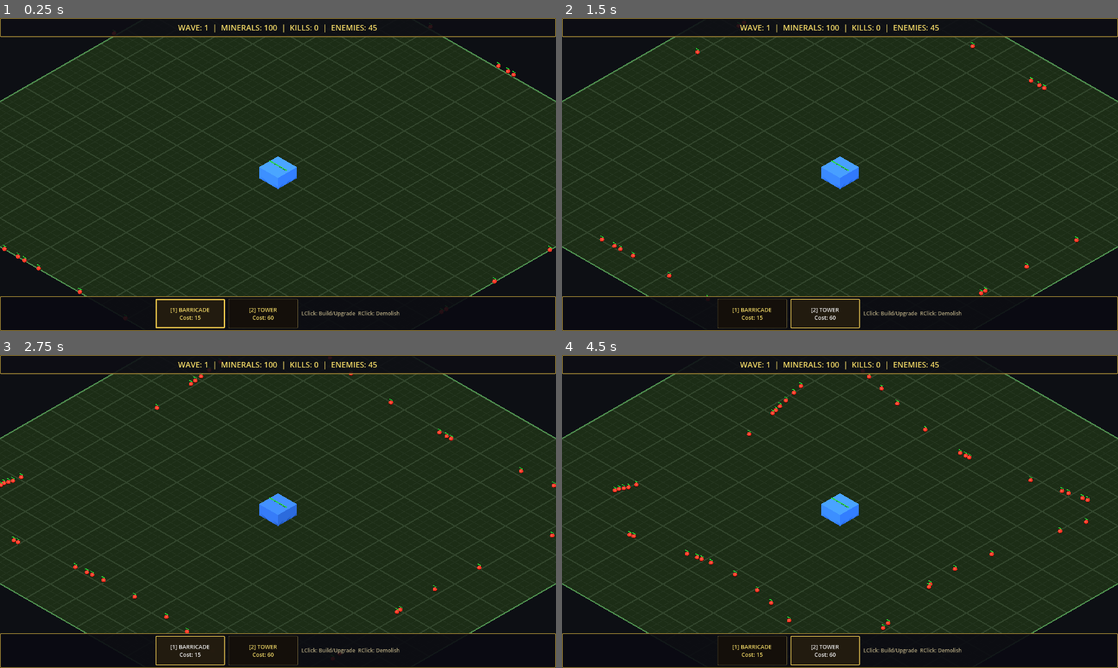
Above: before the commit, frames 1-4 (two rows, left to right).
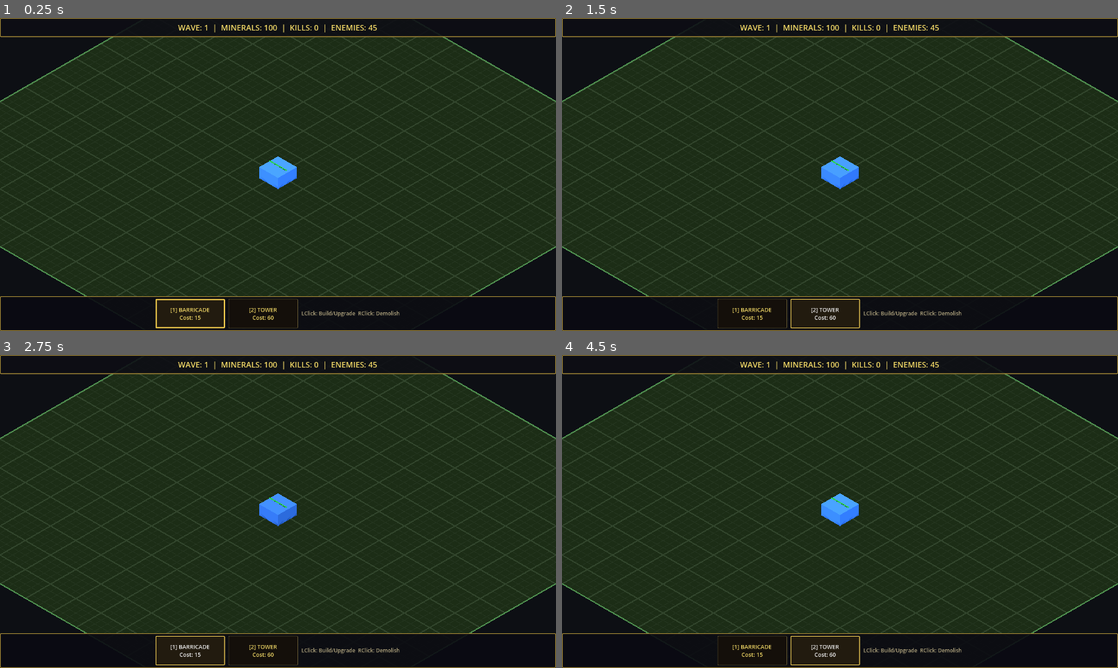
Above: after the commit, the same moments.

Repository: kingkingburger/sikmubynch
Game: Godot game, scene res://scenes/main/game.tscn
The game is run twice, just before and just after one commit, with the same random seed, the same clock (stepped at 60 frames per second) and the same inputs.
Inputs:
- Up to frame 1 (0.25 s): no input
- Up to frame 2 (1.5 s): click "[1] BARRICADE Cost: 15" at 0.5 s; click "[2] TOWER Cost: 60" at 1.25 s
- Up to frame 3 (2.75 s): click "[1] BARRICADE Cost: 15" at 2 s
- Up to frame 4 (4.5 s): click "[2] TOWER Cost: 60" at 2.75 s; click "[1] BARRICADE Cost: 15" at 3.5 s; click "[2] TOWER Cost: 60" at 4.25 s

The runs differ from the first frame. In frame 1, 0.1% of the frame differs, in the area x 0-100%, y 2-97%; in frame 2, 0.2%; in frame 3, 0.3%; in frame 4, 0.5%, in the area x 9-95%, y 4-88%.
Error after the commit: Parse Error: Identifier "EventManager" not declared in the current scope. (res://scenes/enemies/enemy.gd:144)

Commit message:
M4 웨이브 + 적 다양성: 적 6종 + Flow Field 길찾기 + 파도형 난이도 + 미네랄 오브
Co-Authored-By: Claude Opus 4.6 (1M context) <noreply@anthropic.com>

Diff:
--- /dev/null
+++ b/project/autoloads/flow_field.gd
@@ -0,0 +1,68 @@
+extends Node
+
+const MAP_SIZE := 64
+const DIRECTIONS := [
+	Vector2i(1, 0), Vector2i(-1, 0), Vector2i(0, 1), Vector2i(0, -1),
+	Vector2i(1, 1), Vector2i(1, -1), Vector2i(-1, 1), Vector2i(-1, -1)
+]
+
+var _field: Dictionary = {}
+var _cost_field: Dictionary = {}
+var _obstacles: Dictionary = {}
+
+func get_field() -> Dictionary:
+	return _field
+
+func set_obstacle(pos: Vector2i, is_obstacle: bool) -> void:
+	if is_obstacle:
+		_obstacles[pos] = true
+	else:
+		_obstacles.erase(pos)
+
+func set_obstacles_bulk(positions: Array, is_obstacle: bool) -> void:
+	for pos in positions:
+		set_obstacle(pos, is_obstacle)
+
+func recalculate(targets: Array) -> void:
+	_cost_field.clear()
+	_field.clear()
+
+	# BFS from target cells outward
+	var queue: Array = []
+	for t in targets:
+		var cell := t as Vector2i
+		_cost_field[cell] = 0
+		queue.append(cell)
+
+	var head := 0
+	while head < queue.size():
+		var current: Vector2i = queue[head]
+		head += 1
+		var current_cost: int = _cost_field[current]
+
+		for dir in DIRECTIONS:
+			var neighbor := current + dir
+			if neighbor.x < 0 or neighbor.x >= MAP_SIZE or neighbor.y < 0 or neighbor.y >= MAP_SIZE:
+				continue
+			if _obstacles.has(neighbor):
+				continue
+			# Diagonal cost = 14, cardinal cost = 10
+			var move_cost := 14 if (dir.x != 0 and dir.y != 0) else 10
+			var new_cost := current_cost + move_cost
+			if not _cost_field.has(neighbor) or new_cost < _cost_field[neighbor]:
+				_cost_field[neighbor] = new_cost
+				queue.append(neighbor)
+
+	# Build direction field from cost field
+	for cell in _cost_field:
+		if _cost_field[cell] == 0:
+			_field[cell] = Vector2.ZERO
+			continue
+		var best_dir := Vector2.ZERO
+		var best_cost: int = _cost_field[cell]
+		for dir in DIRECTIONS:
+			var neighbor := cell + dir
+			if _cost_field.has(neighbor) and _cost_field[neighbor] < best_cost:
+				best_cost = _cost_field[neighbor]
+				best_dir = Vector2(float(dir.x), float(dir.y)).normalized()
+		_field[cell] = best_dir
--- /dev/null
+++ b/project/scenes/effects/mineral_orb.gd
@@ -0,0 +1,54 @@
+extends Node3D
+
+var target_position := Vector3(32.5, 0.5, 32.5)
+var amount: int = 3
+var _elapsed: float = 0.0
+var _duration: float = 1.5
+var _start_pos: Vector3
+var _collected: bool = false
+var _mesh: MeshInstance3D
+
+func _ready() -> void:
+	_start_pos = global_position
+	_build_mesh()
+
+func _build_mesh() -> void:
+	_mesh = MeshInstance3D.new()
+	var sphere := SphereMesh.new()
+	sphere.radius = 0.15
+	sphere.height = 0.3
+	_mesh.mesh = sphere
+	var mat := StandardMaterial3D.new()
+	mat.albedo_color = Color(0.3, 0.9, 1.0)
+	mat.emission_enabled = true
+	mat.emission = Color(0.2, 0.8, 1.0)
+	mat.emission_energy_multiplier = 3.0
+	mat.shading_mode = BaseMaterial3D.SHADING_MODE_UNSHADED
+	mat.transparency = BaseMaterial3D.TRANSPARENCY_ALPHA
+	mat.albedo_color.a = 0.9
+	_mesh.material_override = mat
+	add_child(_mesh)
+
+func _process(delta: float) -> void:
+	if _collected:
+		return
+
+	_elapsed += delta
+	var t := clampf(_elapsed / _duration, 0.0, 1.0)
+
+	# Ease-in curve for acceleration effect
+	var ease_t := t * t
+
+	# Arc upward then down
+	var arc_height := 2.0 * sin(t * PI)
+	var lerped := _start_pos.lerp(target_position, ease_t)
+	global_position = Vector3(lerped.x, lerped.y + arc_height, lerped.z)
+
+	# Shrink near end
+	var s := 1.0 - t * 0.5
+	_mesh.scale = Vector3(s, s, s)
+
+	if t >= 1.0:
+		_collected = true
+		GameManager.add_minerals(amount)
+		queue_free()
--- /dev/null
+++ b/project/scenes/effects/mineral_orb.tscn
@@ -0,0 +1,6 @@
+[gd_scene load_steps=2 format=3]
+
+[ext_resource type="Script" path="res://scenes/effects/mineral_orb.gd" id="1"]
+
+[node name="MineralOrb" type="Node3D"]
+script = ExtResource("1")
--- a/project/scenes/enemies/enemy.gd
+++ b/project/scenes/enemies/enemy.gd
@@ -1,14 +1,25 @@
 extends CharacterBody3D
 
 signal died()
+signal drop_mineral(pos: Vector3, amount: int)
 
 var data: EnemyData
 var current_hp: float
 var target_position: Vector3
+var flow_field: Dictionary = {}
 
 var _dead: bool = false
 var _attack_target: BaseBuilding = null
 var _attack_timer: float = 0.0
+
+# Status effects
+var _burn_dps: float = 0.0
+var _burn_timer: float = 0.0
+var _slow_mult: float = 1.0
+var _slow_timer: float = 0.0
+var _poison_dps: float = 0.0
+var _poison_timer: float = 0.0
+var _stun_timer: float = 0.0
 var _mesh_instance: MeshInstance3D
 var _body_mat: StandardMaterial3D
 var _hp_bar_fill: MeshInstance3D
@@ -21,13 +32,36 @@
 	_build_mesh()
 
 func _build_mesh() -> void:
-	# Sphere body
 	_mesh_instance = MeshInstance3D.new()
-	var sphere := SphereMesh.new()
-	sphere.radius = 0.25
-	sphere.height = 0.5
-	_mesh_instance.mesh = sphere
-	_mesh_instance.position = Vector3(0.0, 0.25, 0.0)
+	var sf: float = data.scale_factor if data else 1.0
+
+	match data.enemy_type if data else EnemyData.EnemyType.RUSHER:
+		EnemyData.EnemyType.TANK:
+			# Box shape for tank
+			var box := BoxMesh.new()
+			box.size = Vector3(0.5, 0.5, 0.5) * sf
+			_mesh_instance.mesh = box
+			_mesh_instance.position = Vector3(0.0, 0.25 * sf, 0.0)
+		EnemyData.EnemyType.EXPLODER:
+			# Spiky sphere (prism) for exploder
+			var sphere := SphereMesh.new()
+			sphere.radius = 0.3 * sf
+			sphere.height = 0.6 * sf
+			_mesh_instance.mesh = sphere
+			_mesh_instance.position = Vector3(0.0, 0.3 * sf, 0.0)
+		EnemyData.EnemyType.DESTROYER:
+			# Large box for destroyer
+			var box := BoxMesh.new()
+			box.size = Vector3(0.6, 0.7, 0.6) * sf
+			_mesh_instance.mesh = box
+			_mesh_instance.position = Vector3(0.0, 0.35 * sf, 0.0)
+		_:
+			# Sphere for rusher/splitter/elite
+			var sphere := SphereMesh.new()
+			sphere.radius = 0.25 * sf
+			sphere.height = 0.5 * sf
+			_mesh_instance.mesh = sphere
+			_mesh_instance.position = Vector3(0.0, 0.25 * sf, 0.0)
 
 	_body_mat = StandardMaterial3D.new()
 	_body_mat.albedo_color = data.color if data else Color.RED
@@ -38,9 +72,9 @@
 	# Collision
 	var col := CollisionShape3D.new()
 	var shape := SphereShape3D.new()
-	shape.radius = 0.25
+	shape.radius = 0.25 * sf
 	col.shape = shape
-	col.position = Vector3(0.0, 0.25, 0.0)
+	col.position = Vector3(0.0, 0.25 * sf, 0.0)
 	add_child(col)
 
 	# HP bar background
@@ -48,7 +82,7 @@
 	var bg_box := BoxMesh.new()
 	bg_box.size = Vector3(0.5, 0.04, 0.08)
 	hp_bg.mesh = bg_box
-	hp_bg.position = Vector3(0.0, 0.65, 0.0)
+	hp_bg.position = Vector3(0.0, 0.55 * sf + 0.15, 0.0)
 	var bg_mat := StandardMaterial3D.new()
 	bg_mat.albedo_color = Color(0.1, 0.1, 0.1)
 	bg_mat.shading_mode = BaseMaterial3D.SHADING_MODE_UNSHADED
@@ -60,7 +94,7 @@
 	var fill_box := BoxMesh.new()
 	fill_box.size = Vector3(0.5, 0.05, 0.08)
 	_hp_bar_fill.mesh = fill_box
-	_hp_bar_fill.position = Vector3(0.0, 0.66, 0.0)
+	_hp_bar_fill.position = Vector3(0.0, 0.55 * sf + 0.16, 0.0)
 	var fill_mat := StandardMaterial3D.new()
 	fill_mat.albedo_color = Color(0.15, 0.85, 0.2)
 	fill_mat.shading_mode = BaseMaterial3D.SHADING_MODE_UNSHADED
@@ -76,6 +110,30 @@
 		if _attack_flash < 0.0:
 			_attack_flash = 0.0
 		_update_flash()
+
+	# Status effect ticks
+	if _burn_timer > 0.0:
+		_burn_timer -= delta
+		take_damage(_burn_dps * delta)
+		if _burn_timer <= 0.0:
+			_burn_dps = 0.0
+	if _poison_timer > 0.0:
+		_poison_timer -= delta
+		take_damage(_poison_dps * delta)
+		if _poison_timer <= 0.0:
+			_poison_dps = 0.0
+	if _slow_timer > 0.0:
+		_slow_timer -= delta
+		if _slow_timer <= 0.0:
+			_slow_mult = 1.0
+	if _stun_timer > 0.0:
+		_stun_timer -= delta
+		return  # Stunned - skip all movement/attack
+
+	# Exploder: check proximity to buildings for self-destruct
+	if data and data.enemy_type == EnemyData.EnemyType.EXPLODER:
+		if _check_explode_proximity():
+			return
 
 	if _attack_target:
 		if not is_instance_valid(_attack_target):
@@ -83,17 +141,19 @@
 		else:
 			_attack_timer -= delta
 			if _attack_timer <= 0.0:
-				_attack_target.take_damage(data.dps)
+				var dmg := data.dps * EventManager.get_enemy_dps_mult()
+				# Destroyer does 2x damage to buildings
+				if data.enemy_type == EnemyData.EnemyType.DESTROYER:
+					dmg *= 2.0
+				_attack_target.take_damage(dmg, self)
 				_attack_timer = 1.0
 				_attack_flash = 1.0
 				_update_flash()
 			return
 
-	# Move toward target on XZ plane
-	var my_pos := Vector3(global_position.x, 0.0, global_position.z)
-	var tgt := Vector3(target_position.x, 0.0, target_position.z)
-	var dir := (tgt - my_pos).normalized()
-	velocity = dir * data.speed
+	# Movement - use flow field if available, otherwise direct path
+	var dir := _get_move_direction()
+	velocity = dir * data.speed * EventManager.get_enemy_speed_mult() * _slow_mult
 	var collision := move_and_collide(velocity * delta)
 
 	if collision:
@@ -104,6 +164,56 @@
 			velocity = Vector3.ZERO
 
 	_update_hp_bar()
+
+func _get_move_direction() -> Vector3:
+	if not flow_field.is_empty():
+		var gx := int(floor(global_position.x))
+		var gz := int(floor(global_position.z))
+		var cell := Vector2i(gx, gz)
+		if flow_field.has(cell):
+			var flow_dir: Vector2 = flow_field[cell]
+			return Vector3(flow_dir.x, 0.0, flow_dir.y).normalized()
+	# Fallback: direct path to target
+	var my_pos := Vector3(global_position.x, 0.0, global_position.z)
+	var tgt := Vector3(target_position.x, 0.0, target_position.z)
+	return (tgt - my_pos).normalized()
+
+func _check_explode_proximity() -> bool:
+	# Find nearest building
+	var buildings := get_tree().get_nodes_in_group("buildings")
+	for building in buildings:
+		if not is_instance_valid(building):
+			continue
+		var dist := global_position.distance_to(building.global_position)
+		if dist <= 1.5:
+			_explode()
+			return true
+	return false
+
+func _explode() -> void:
+	# Deal AOE damage to nearby buildings and units
+	var radius := data.explode_radius
+	var dmg := data.explode_damage
+
+	# Damage buildings in range
+	var buildings := get_tree().get_nodes_in_group("buildings")
+	for building in buildings:
+		if not is_instance_valid(building):
+			continue
+		var dist := global_position.distance_to(building.global_position)
+		if dist <= radius and building.has_method("take_damage"):
+			building.take_damage(dmg)
+
+	# Damage friendly units in range
+	var units := get_tree().get_nodes_in_group("units")
+	for unit in units:
+		if not is_instance_valid(unit):
+			continue
+		var dist := global_position.distance_to(unit.global_position)
+		if dist <= radius and unit.has_method("take_damage"):
+			unit.take_damage(dmg)
+
+	_die()
 
 func _update_flash() -> void:
 	if _body_mat and data:
@@ -120,11 +230,26 @@
 	var fill_width: float = full_width * hp_ratio
 	var fill_mesh := _hp_bar_fill.mesh as BoxMesh
 	if fill_mesh:
-		fill_mesh.size = Vector3(max(fill_width, 0.01), 0.05, 0.08)
+		fill_mesh.size = Vector3(maxf(fill_width, 0.01), 0.05, 0.08)
 	_hp_bar_fill.position.x = (fill_width - full_width) / 2.0
 	var fill_mat := _hp_bar_fill.material_override as StandardMaterial3D
 	if fill_mat:
 		fill_mat.albedo_color = Color(0.15, 0.85, 0.2) if hp_ratio > 0.5 else Color(0.9, 0.3, 0.1)
+
+func apply_burn(dps: float, duration: float = 3.0) -> void:
+	_burn_dps = maxf(_burn_dps, dps)
+	_burn_timer = maxf(_burn_timer, duration)
+
+func apply_slow(mult: float, duration: float = 2.0) -> void:
+	_slow_mult = minf(_slow_mult, 1.0 - mult)
+	_slow_timer = maxf(_slow_timer, duration)
+
+func apply_poison(dps: float, duration: float = 4.0) -> void:
+	_poison_dps = maxf(_poison_dps, dps)
+	_poison_timer = maxf(_poison_timer, duration)
+
+func apply_stun(duration: float = 0.5) -> void:
+	_stun_timer = maxf(_stun_timer, duration)
 
 func take_damage(amount: float) -> void:
 	if _dead:
@@ -138,7 +263,56 @@
 	if _dead:
 		return
 	_dead = true
-	GameManager.add_minerals(data.mineral_reward)
+
+	# Poison spread on death
+	if _poison_dps > 0.0 and _poison_timer > 0.0:
+		var enemies := get_tree().get_nodes_in_group("enemies")
+		for enemy in enemies:
+			if enemy == self or not is_instance_valid(enemy):
+				continue
+			if enemy.get("_dead"):
+				continue
+			var dist := global_position.distance_to(enemy.global_position)
+			if dist <= 3.0 and enemy.has_method("apply_poison"):
+				enemy.apply_poison(_poison_dps * 0.6, 3.0)
+
+	# Splitter: spawn smaller enemies
+	if data and data.enemy_type == EnemyData.EnemyType.SPLITTER:
+		_spawn_splits()
+
+	# Mineral orb handled by game.gd via drop_mineral signal
+	if drop_mineral.get_connections().size() > 0:
+		drop_mineral.emit(global_position, data.mineral_reward if data else 3)
+	else:
+		# Fallback for split spawns not connected to game.gd
+		GameManager.add_minerals(data.mineral_reward if data else 3)
 	GameManager.add_kill()
 	died.emit()
 	queue_free()
+
+func _spawn_splits() -> void:
+	var split_data := EnemyData.new()
+	split_data.enemy_name = "Mini Splitter"
+	split_data.enemy_type = EnemyData.EnemyType.RUSHER
+	split_data.max_hp = data.max_hp * 0.3
+	split_data.dps = data.dps * 0.5
+	split_data.speed = data.speed * 1.2
+	split_data.mineral_reward = 1
+	split_data.color = data.color.lightened(0.3)
+	split_data.scale_factor = 0.6
+
+	var enemy_scene := load("res://scenes/enemies/enemy.tscn") as PackedScene
+	var parent := get_parent()
+	for i in data.split_count:
+		var mini: CharacterBody3D = enemy_scene.instantiate()
+		mini.set("data", split_data)
+		mini.set("target_position", target_position)
+		mini.set("flow_field", flow_field)
+		var offset := Vector3(randf_range(-0.8, 0.8), 0.0, randf_range(-0.8, 0.8))
+		mini.position = global_position + offset
+		# Connect signals to game.gd (parent) so splits are tracked
+		if parent.has_method("_on_enemy_died"):
+			mini.connect("died", parent._on_enemy_died)
+		if parent.has_method("_on_enemy_drop_mineral") and mini.has_signal("drop_mineral"):
+			mini.connect("drop_mineral", parent._on_enemy_drop_mineral)
+		parent.call_deferred("add_child", mini)
--- a/project/scripts/data/enemy_data.gd
+++ b/project/scripts/data/enemy_data.gd
@@ -1,9 +1,16 @@
 class_name EnemyData
 extends Resource
 
+enum EnemyType { RUSHER, SPLITTER, EXPLODER, TANK, ELITE_RUSHER, DESTROYER }
+
 @export var enemy_name: String = ""
+@export var enemy_type: EnemyType = EnemyType.RUSHER
 @export var max_hp: float = 20.0
 @export var dps: float = 8.0
 @export var speed: float = 3.5
 @export var mineral_reward: int = 3
 @export var color: Color = Color.RED
+@export var scale_factor: float = 1.0
+@export var split_count: int = 2
+@export var explode_radius: float = 2.5
+@export var explode_damage: float = 30.0
